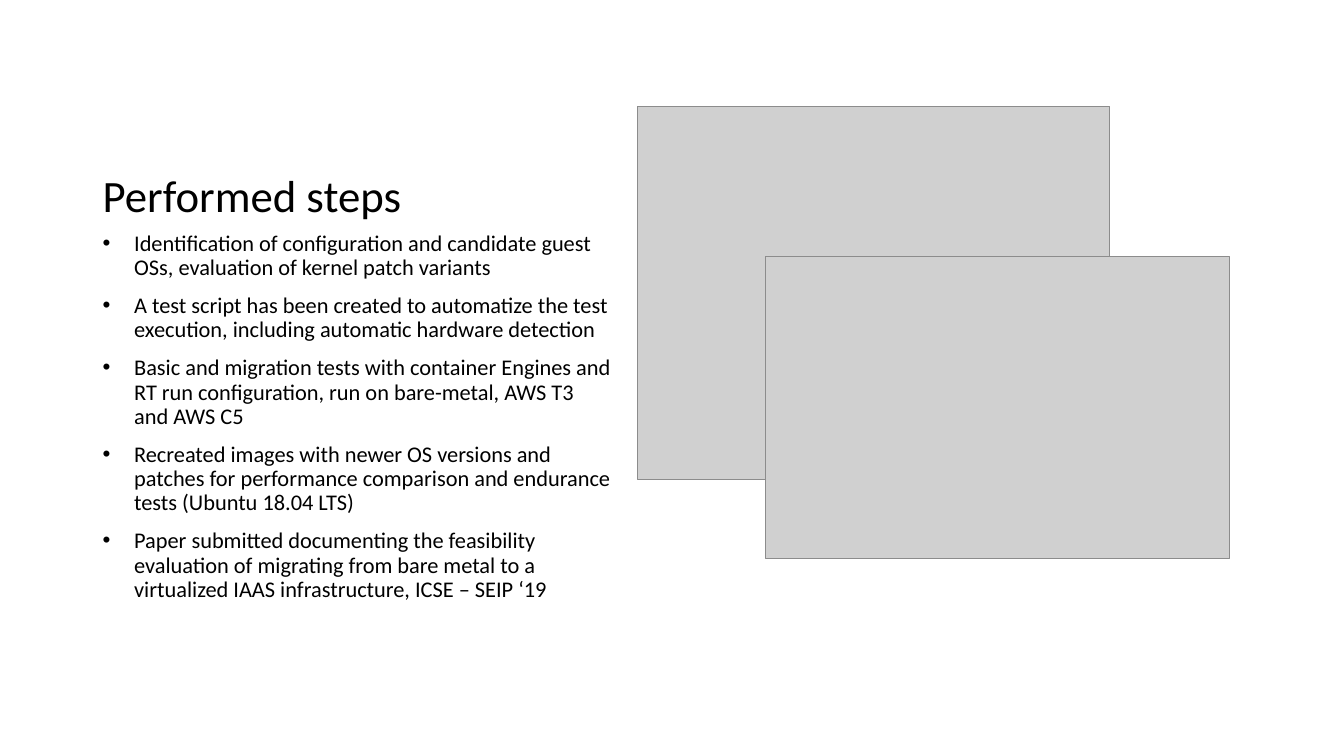
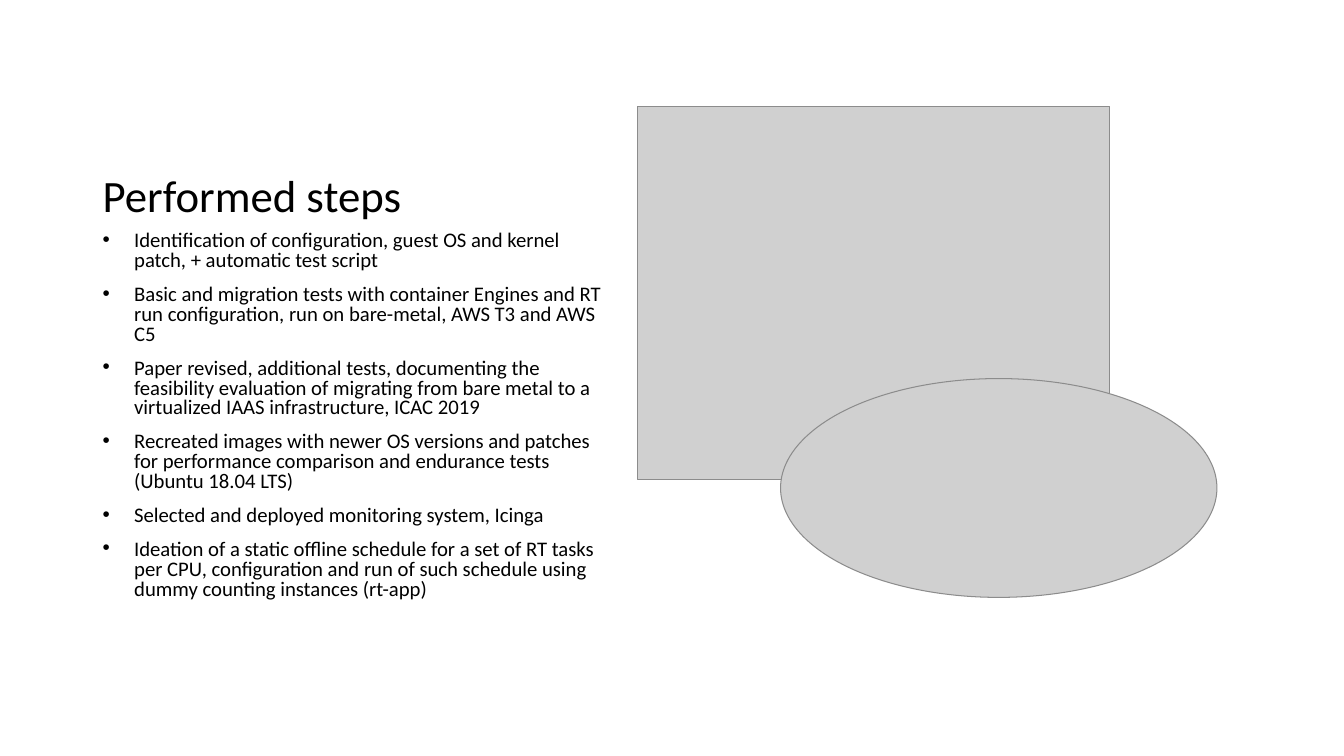
Before and after one commit to flhofer/real-time-containers, a slide deck: slide 2 of slides/Progress of VM tests2.pptx. Drawn at 1344x756 pixels with LibreOffice and Linux fonts; fonts in the diff are those of the drawing; grey boxes stand for pictures. Boxes give left, top, right and bottom in pixels: in the first picture for what was removed or moved away, otherwise in the second. Text is boxed around its words. In the diff, an @@ line names an element or a change of style, - is before the commit and + after.

```diff
--- a/slides/Progress of VM tests2.pptx
+++ b/slides/Progress of VM tests2.pptx
@@ text at (134, 232, 559, 271): text changed; size 16 to 14.8 pt @@
-• Identification of configuration and candidate guest OSs, evaluation of kernel patch variants
-• A test script has been created to automatize the test execution, including automatic hardware detection
+• Identification of configuration, guest OS and kernel patch, + automatic test script
@@ picture removed at (766, 257, 1230, 559) @@
@@ text at (134, 286, 601, 491): size 16 to 14.8 pt in "Basic and migration tests with container Engines ...", "Recreated images with newer OS versions and ..."; line spacing 0.9 to 0.8 @@
@@ text at (134, 360, 590, 417): paragraph added @@
+• Paper revised, additional tests, documenting the feasibility evaluation of migrating from bare metal to a virtualized IAAS infrastructure, ICAC 2019
@@ picture added at (780, 379, 1217, 598) @@
@@ text at (134, 507, 594, 600): text changed; size 16 to 14.8 pt @@
-• Paper submitted documenting the feasibility evaluation of migrating from bare metal to a virtualized IAAS infrastructure, ICSE – SEIP ‘19
+• Selected and deployed monitoring system, Icinga
+• Ideation of a static offline schedule for a set of RT tasks per CPU, configuration and run of such schedule using dummy counting instances (rt-app)
```
Also in this commit, not shown: 2 other slides changed, 1 other file.
